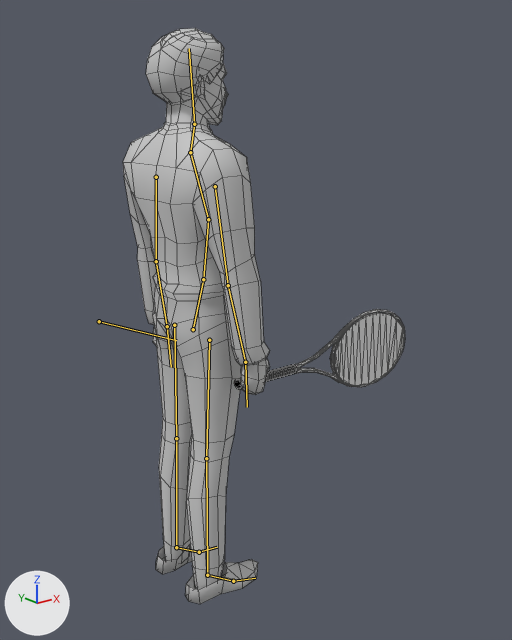
One commit to the Blender file art/models/player.blend: the scene before it, then after it.
Camera for both pictures: a 50 mm camera at (-1.5, -2.19, 1.96) aimed at (0.37, 0.14, 1.03). Every picture has the same lights, and +X, +Y and +Z are marked at lower left. The bones that bend it are drawn over the model as lines. Mesh edges are drawn as thin lines.

In view in the first picture: 'shoter'.
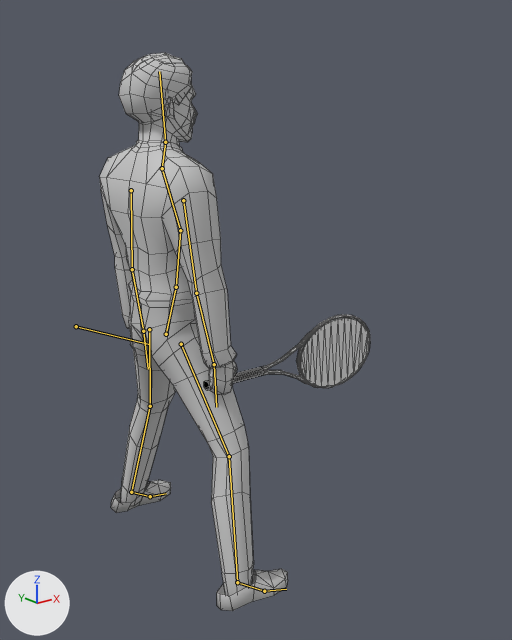
The newer file adds an action. The first version stands in its rest pose; the second is drawn at frame 194 of the action 'step'.

Location of each change, [x1, y1, x2, y2] in pixels of the pictures (512 x 640 px):
'shoter', posed
    before: [123, 28, 405, 604]
    after: [100, 53, 370, 611]
bone 'root', root to tip
    before: (99, 321) to (176, 340)
    after: (76, 326) to (150, 344)
bone 'gamba_L', root to tip
    before: (209, 340) to (206, 458)
    after: (181, 344) to (229, 456)
bone 'polpaccio_L', root to tip
    before: (206, 458) to (207, 575)
    after: (229, 456) to (237, 582)
bone 'gamba_R', root to tip
    before: (174, 325) to (176, 438)
    after: (149, 329) to (150, 406)
bone 'polpaccio_R', root to tip
    before: (176, 438) to (176, 547)
    after: (150, 406) to (131, 492)

What changed in the scene script:
```text
Change bone_root:
    where bone_root = bpy.data.objects['Armature'].pose.bones['root']
    bone_root.location: (0.0, 0.0, 0.0) -> (-0.2, 0.029, -0.064)
Change bone_gamba_l:
    where bone_gamba_l = bpy.data.objects['Armature'].pose.bones['gamba_L']  # child of 'root'
    bone_gamba_l.rotation_quaternion: (1.0, 0.0, 0.0, 0.0) -> (0.97, -0.11, 0.024, 0.214)  # degrees (0, 0, 0) -> degrees (-12, 5, 24)
Change bone_polpaccio_l:
    where bone_polpaccio_l = bpy.data.objects['Armature'].pose.bones['polpaccio_L']  # child of 'gamba_L'
    bone_polpaccio_l.rotation_quaternion: (1.0, 0.0, 0.0, 0.0) -> (0.983, 0.13, -0.046, -0.122)  # degrees (0, 0, 0) -> degrees (15, -3, -15)
Change bone_gamba_r:
    where bone_gamba_r = bpy.data.objects['Armature'].pose.bones['gamba_R']  # child of 'root'
    bone_gamba_r.rotation_quaternion: (1.0, 0.0, 0.0, 0.0) -> (0.971, -0.117, -0.023, -0.207)  # degrees (0, 0, 0) -> degrees (-13, -5, -23)
Change bone_polpaccio_r:
    where bone_polpaccio_r = bpy.data.objects['Armature'].pose.bones['polpaccio_R']  # child of 'gamba_R'
    bone_polpaccio_r.rotation_quaternion: (1.0, 0.0, 0.0, 0.0) -> (0.985, 0.143, 0.05, 0.083)  # degrees (0, 0, 0) -> degrees (17, 4, 10)
```
